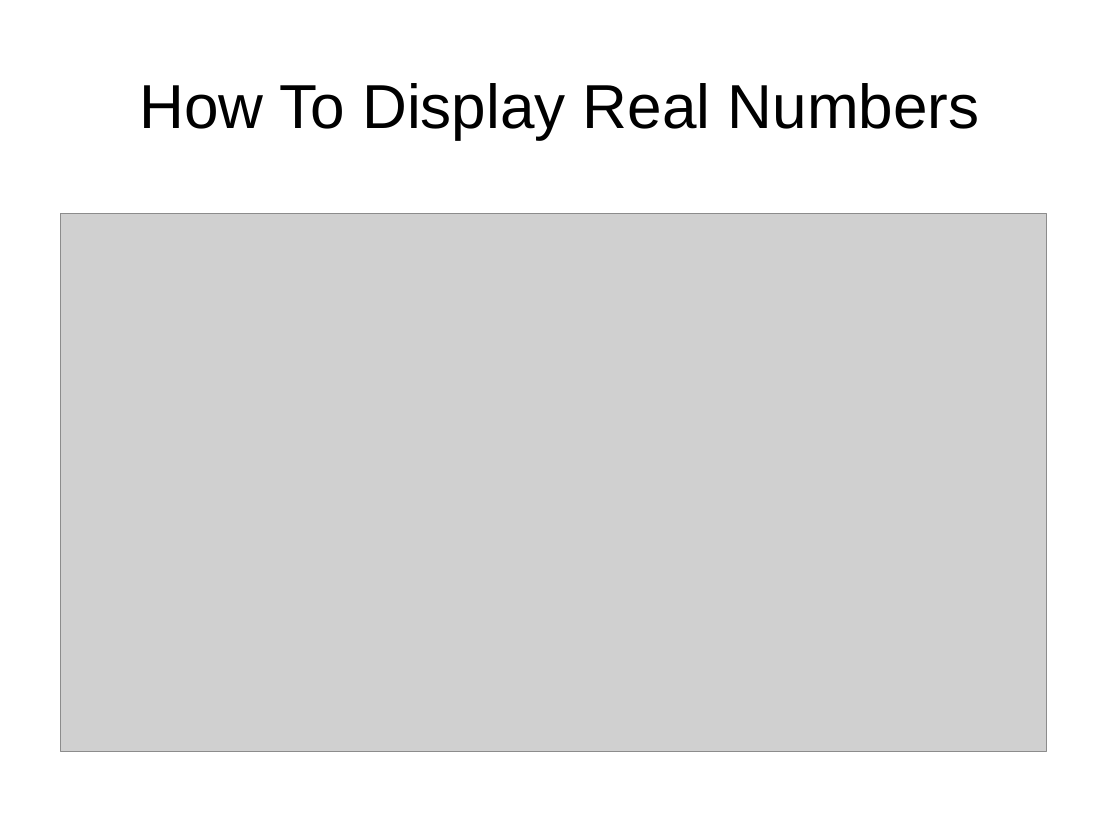
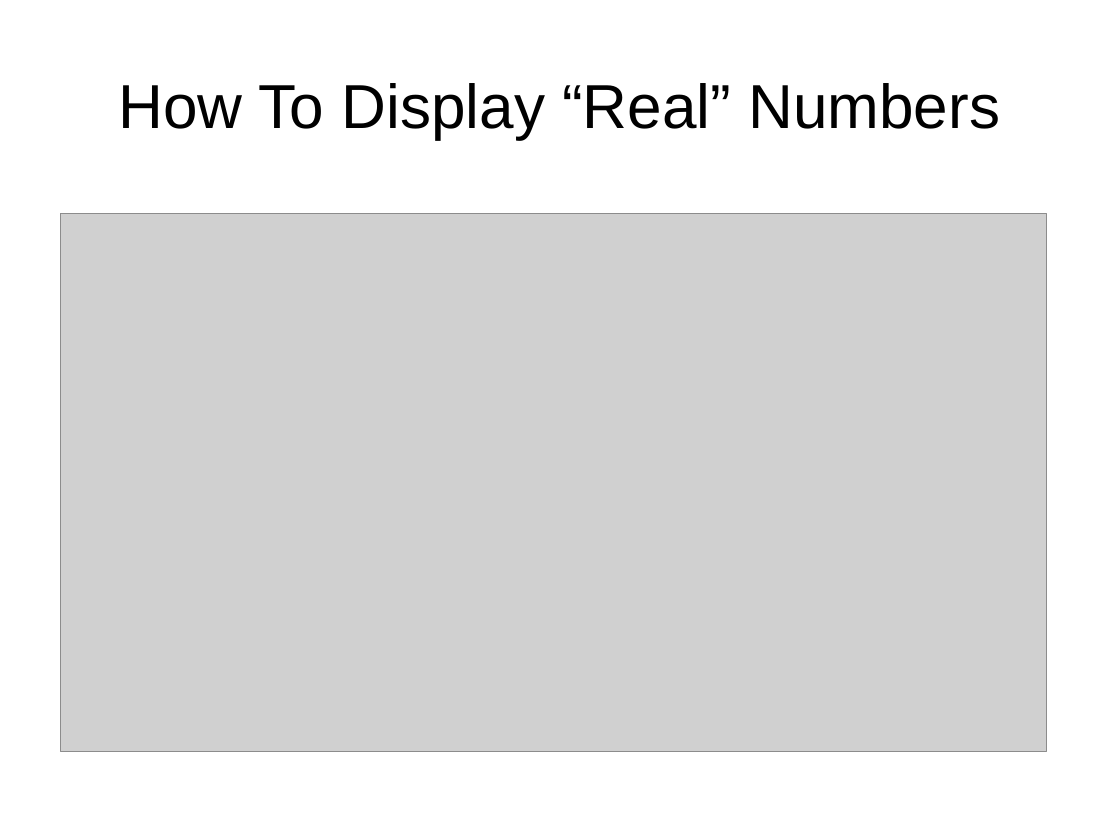
Before and after one commit to timothywinters/FP, a slide deck: slide 1 of Ruby Lightning Talk FP.odp. Drawn at 1120x840 pixels with LibreOffice and Linux fonts; fonts in the diff are those of the drawing; grey boxes stand for pictures. Boxes give left, top, right and bottom in pixels: in the first picture for what was removed or moved away, otherwise in the second. Text is boxed around its words. In the diff, an @@ line names an element or a change of style, - is before the commit and + after.

Commit message:
updated ppt w/Gist

```diff
--- a/Ruby Lightning Talk FP.odp
+++ b/Ruby Lightning Talk FP.odp
@@ title at bbox=[118, 83, 1000, 139]: text changed @@
-How To Display Real Numbers
+How To Display “Real” Numbers
```
Also in this commit, not shown: 1 slide added.
